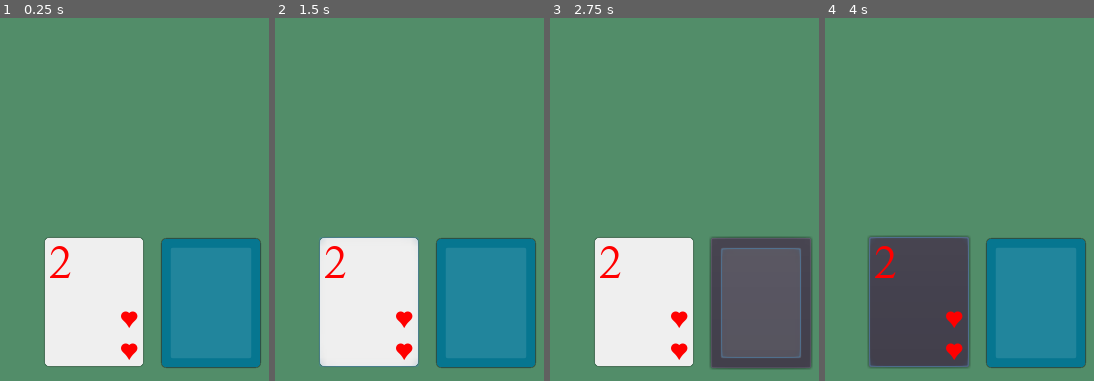
Above: before the commit, frames 1-4 (left to right).
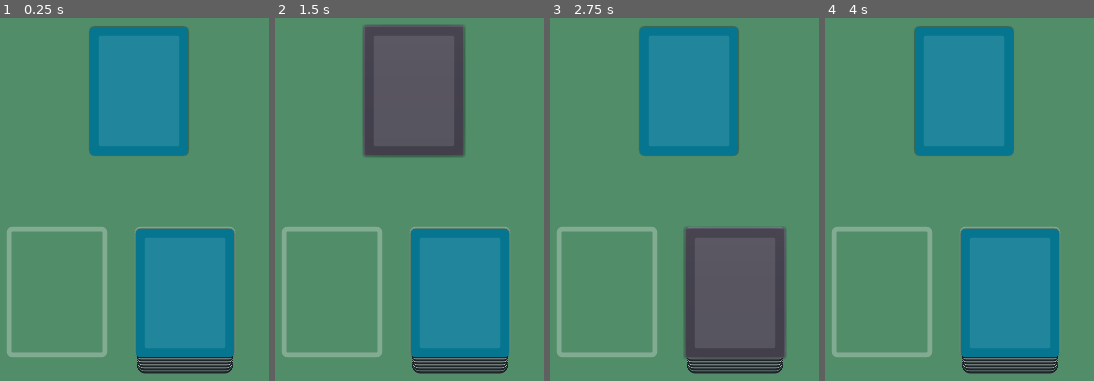
Above: after the commit, the same moments.

Repository: dancras/snap
Game: Godot game, scene res://Main.tscn
Two runs of this game, one before a commit and one after it. Both use one fixed random seed, a clock stepped at 60 frames per second and the inputs below.
Inputs (mouse positions are in pixels of both pictures, inside the frame that each line leads up to):
- Up to frame 1 (0.25 s): no input
- Up to frame 2 (1.5 s): click (369, 301) at 0.5 s, where only the run before the commit has a clickable "2"; click (412, 90) at 1.27 s
- Up to frame 3 (2.75 s): click (762, 304) at 2.02 s
- Up to frame 4 (4 s): click (1037, 304) at 2.77 s; click (919, 301) at 3.5 s, where only the run before the commit has a clickable "2"

The runs differ from the first frame. In frame 1, 39% of the frame differs, in the area x 2-98%, y 2-99%; in frame 2, 39%, in the area x 2-98%, y 1-99%; in frame 3, 36%; in frame 4, 39%.

Commit message:
Implement a deck with card data and pile visual

Diff:
--- a/Card.gd
+++ b/Card.gd
@@ -1,4 +1,4 @@
-extends Button
+extends Control
 
 enum Rank {
     R_2,
@@ -23,132 +23,17 @@
     SPADES
 }
 
-const RANK_TEXT = {
-    Rank.R_2: "2",
-    Rank.R_3: "3",
-    Rank.R_4: "4",
-    Rank.R_5: "5",
-    Rank.R_6: "6",
-    Rank.R_7: "7",
-    Rank.R_8: "8",
-    Rank.R_9: "9",
-    Rank.R_10: "10",
-    Rank.R_JACK: "J",
-    Rank.R_QUEEN: "Q",
-    Rank.R_KING: "K",
-    Rank.R_ACE: "A",
-}
-
-const RANK_CONFIG = {
-    Rank.R_2: {
-        "text": "2",
-        "symbol_format": "x\nx"
-    },
-    Rank.R_3: {
-        "text": "3",
-        "symbol_format": "x\nxx"
-    },
-    Rank.R_4: {
-        "text": "4",
-        "symbol_format": "xx\nxx"
-    },
-    Rank.R_5: {
-        "text": "5",
-        "symbol_format": "x\nxx\nxx"
-    },
-    Rank.R_6: {
-        "text": "6",
-        "symbol_format": "x\nxx\nxxx"
-    },
-    Rank.R_7: {
-        "text": "7",
-        "symbol_format": "x\nxx\nxx\nxx"
-    },
-    Rank.R_8: {
-        "text": "8",
-        "symbol_format": "xx\nxx\nxx\nxx"
-    },
-    Rank.R_9: {
-        "text": "9",
-        "symbol_format": "xxx\nxxx\nxxx"
-    },
-    Rank.R_10: {
-        "text": "10",
-        "symbol_format": "x\nxx\nxxx\nxxxx"
-    },
-    Rank.R_JACK: {
-        "text": "J",
-        "symbol_format": "x"
-    },
-    Rank.R_QUEEN: {
-        "text": "Q",
-        "symbol_format": "x"
-    },
-    Rank.R_KING: {
-        "text": "K",
-        "symbol_format": "x"
-    },
-    Rank.R_ACE: {
-        "text": "A",
-        "symbol_format": "x"
-    },
-}
-
-const SUIT_CONFIG = {
-    Suit.HEARTS: {
-        "symbol": "♥",
-        "color": Color.red
-    },
-    Suit.DIAMONDS: {
-        "symbol": "♦",
-        "color": Color.red
-    },
-    Suit.CLUBS: {
-        "symbol": "♣",
-        "color": Color.black
-    },
-    Suit.SPADES: {
-        "symbol": "♠",
-        "color": Color.black
-    }
-}
-
 export(Rank) var rank: int
 export(Suit) var suit: int
-# Declare member variables here. Examples:
-# var a = 2
-# var b = "text"
-
 
 # Called when the node enters the scene tree for the first time.
 func _ready():
-    set_rank_to_nodes()
+    pass # Replace with function body.
 
-    $Rank.add_color_override("font_color", SUIT_CONFIG[suit].color)
-    $Suit.add_color_override("font_color", SUIT_CONFIG[suit].color)
-    $SuitLarge.add_color_override("font_color", SUIT_CONFIG[suit].color)
+func set_suit_and_rank(suit, rank):
+    suit = suit
+    rank = rank
+    $CardFront.set_suit_and_rank(suit, rank)
 
-func set_rank_to_nodes():
-    var rank_config = RANK_CONFIG[rank]
-    var active_suit = $Suit
-
-    if (rank == Rank.R_10):
-        $Rank.margin_left -= 5
-
-    if (rank >= Rank.R_JACK):
-        active_suit = $SuitLarge
-
-    $Suit.hide()
-    $SuitLarge.hide()
-    active_suit.show()
-
-    $Rank.text = rank_config.text
-    active_suit.text = rank_config.symbol_format.replace("x", SUIT_CONFIG[suit].symbol)
-
-
-func can_drop_data(position, data):
-    return true
-
-func drop_data(position, data):
-    rank += 1
-    set_rank_to_nodes()
+func get_drag_data(position):
+    return get_parent().cards.back()
--- a/Card.tscn
+++ b/Card.tscn
@@ -1,9 +1,11 @@
-[gd_scene load_steps=8 format=2]
+[gd_scene load_steps=13 format=2]
 
 [ext_resource path="res://fonts/Quivira.otf" type="DynamicFontData" id=1]
 [ext_resource path="res://Card.gd" type="Script" id=2]
+[ext_resource path="res://CardBack.gd" type="Script" id=3]
+[ext_resource path="res://CardFront.gd" type="Script" id=4]
 
-[sub_resource type="StyleBoxFlat" id=3]
+[sub_resource type="StyleBoxFlat" id=1]
 bg_color = Color( 0.941176, 0.941176, 0.941176, 1 )
 border_width_left = 1
 border_width_top = 1
@@ -42,36 +44,77 @@
 extra_spacing_bottom = -7
 font_data = ExtResource( 1 )
 
-[node name="Card" type="Button"]
-margin_right = 100.0
-margin_bottom = 130.0
-size_flags_horizontal = 3
-size_flags_vertical = 3
-custom_styles/pressed = SubResource( 3 )
-custom_styles/normal = SubResource( 1 )
+[sub_resource type="StyleBoxFlat" id=6]
+bg_color = Color( 0.027451, 0.466667, 0.568627, 1 )
+border_width_left = 1
+border_width_top = 1
+border_width_right = 1
+border_width_bottom = 1
+border_color = Color( 0.0784314, 0.0784314, 0.0784314, 0.196078 )
+corner_radius_top_left = 5
+corner_radius_top_right = 5
+corner_radius_bottom_right = 5
+corner_radius_bottom_left = 5
+shadow_size = 8
+
+[sub_resource type="StyleBoxFlat" id=7]
+bg_color = Color( 0.027451, 0.466667, 0.568627, 1 )
+border_width_left = 1
+border_width_top = 1
+border_width_right = 1
+border_width_bottom = 1
+border_color = Color( 0.0784314, 0.0784314, 0.0784314, 0.196078 )
+corner_radius_top_left = 5
+corner_radius_top_right = 5
+corner_radius_bottom_right = 5
+corner_radius_bottom_left = 5
+
+[sub_resource type="StyleBoxFlat" id=8]
+bg_color = Color( 1, 1, 1, 0.105882 )
+corner_radius_top_left = 2
+corner_radius_top_right = 2
+corner_radius_bottom_right = 2
+corner_radius_bottom_left = 2
+
+[node name="Card" type="Control"]
+margin_right = 40.0
+margin_bottom = 40.0
 script = ExtResource( 2 )
 __meta__ = {
 "_edit_use_anchors_": false
 }
 
-[node name="Rank" type="Label" parent="."]
+[node name="CardFront" type="Button" parent="."]
+visible = false
+margin_right = 100.0
+margin_bottom = 130.0
+size_flags_horizontal = 3
+size_flags_vertical = 3
+custom_styles/pressed = SubResource( 1 )
+custom_styles/normal = SubResource( 2 )
+script = ExtResource( 4 )
+__meta__ = {
+"_edit_use_anchors_": false
+}
+
+[node name="Rank" type="Label" parent="CardFront"]
 anchor_right = 1.0
 anchor_bottom = 1.0
 margin_left = 5.0
 margin_right = -49.0
 margin_bottom = -77.0
-custom_fonts/font = SubResource( 4 )
+custom_fonts/font = SubResource( 3 )
 custom_colors/font_color = Color( 1, 0, 0, 1 )
-text = "10"
+text = "A"
 __meta__ = {
 "_edit_use_anchors_": false
 }
 
-[node name="Suit" type="Label" parent="."]
+[node name="Suit" type="Label" parent="CardFront"]
 anchor_right = 1.0
 anchor_bottom = 1.0
 margin_right = -5.0
-custom_fonts/font = SubResource( 2 )
+custom_fonts/font = SubResource( 4 )
 custom_colors/font_color = Color( 1, 0, 0, 1 )
 text = "♥"
 align = 2
@@ -80,7 +123,7 @@
 "_edit_use_anchors_": false
 }
 
-[node name="SuitLarge" type="Label" parent="."]
+[node name="SuitLarge" type="Label" parent="CardFront"]
 anchor_right = 1.0
 anchor_bottom = 1.0
 margin_top = -0.207825
@@ -94,3 +137,30 @@
 __meta__ = {
 "_edit_use_anchors_": false
 }
+
+[node name="CardBack" type="Button" parent="."]
+margin_right = 100.0
+margin_bottom = 130.0
+focus_mode = 0
+custom_styles/pressed = SubResource( 6 )
+custom_styles/normal = SubResource( 7 )
+enabled_focus_mode = 0
+script = ExtResource( 3 )
+__meta__ = {
+"_edit_use_anchors_": false
+}
+
+[node name="Highlight" type="Button" parent="CardBack"]
+margin_left = 10.0
+margin_top = 10.0
+margin_right = 90.0
+margin_bottom = 120.0
+focus_mode = 0
+mouse_filter = 1
+custom_styles/hover = SubResource( 8 )
+custom_styles/pressed = SubResource( 8 )
+custom_styles/normal = SubResource( 8 )
+enabled_focus_mode = 0
+__meta__ = {
+"_edit_use_anchors_": false
+}
--- a/TopDeck.gd
+++ b/CardBack.gd
@@ -7,7 +7,10 @@
 
 func get_drag_data(position):
     var preview = duplicate()
+    preview.add_stylebox_override(
+        "normal",
+        preview.get("custom_styles/pressed")
+    )
     set_drag_preview(preview)
-    return {
-        "type": "card"
-    }
+
+    return get_parent().get_drag_data(position)
--- /dev/null
+++ b/CardFront.gd
@@ -0,0 +1,135 @@
+extends Button
+
+const Card = preload("Card.gd")
+const Rank = Card.Rank
+const Suit = Card.Suit
+
+const RANK_TEXT = {
+    Rank.R_2: "2",
+    Rank.R_3: "3",
+    Rank.R_4: "4",
+    Rank.R_5: "5",
+    Rank.R_6: "6",
+    Rank.R_7: "7",
+    Rank.R_8: "8",
+    Rank.R_9: "9",
+    Rank.R_10: "10",
+    Rank.R_JACK: "J",
+    Rank.R_QUEEN: "Q",
+    Rank.R_KING: "K",
+    Rank.R_ACE: "A",
+}
+
+const RANK_CONFIG = {
+    Rank.R_2: {
+        "text": "2",
+        "symbol_format": "x\nx"
+    },
+    Rank.R_3: {
+        "text": "3",
+        "symbol_format": "x\nxx"
+    },
+    Rank.R_4: {
+        "text": "4",
+        "symbol_format": "xx\nxx"
+    },
+    Rank.R_5: {
+        "text": "5",
+        "symbol_format": "x\nxx\nxx"
+    },
+    Rank.R_6: {
+        "text": "6",
+        "symbol_format": "x\nxx\nxxx"
+    },
+    Rank.R_7: {
+        "text": "7",
+        "symbol_format": "x\nxx\nxx\nxx"
+    },
+    Rank.R_8: {
+        "text": "8",
+        "symbol_format": "xx\nxx\nxx\nxx"
+    },
+    Rank.R_9: {
+        "text": "9",
+        "symbol_format": "xxx\nxxx\nxxx"
+    },
+    Rank.R_10: {
+        "text": "10",
+        "symbol_format": "x\nxx\nxxx\nxxxx"
+    },
+    Rank.R_JACK: {
+        "text": "J",
+        "symbol_format": "x"
+    },
+    Rank.R_QUEEN: {
+        "text": "Q",
+        "symbol_format": "x"
+    },
+    Rank.R_KING: {
+        "text": "K",
+        "symbol_format": "x"
+    },
+    Rank.R_ACE: {
+        "text": "A",
+        "symbol_format": "x"
+    },
+}
+
+const SUIT_CONFIG = {
+    Suit.HEARTS: {
+        "symbol": "♥",
+        "color": Color.red
+    },
+    Suit.DIAMONDS: {
+        "symbol": "♦",
+        "color": Color.red
+    },
+    Suit.CLUBS: {
+        "symbol": "♣",
+        "color": Color.black
+    },
+    Suit.SPADES: {
+        "symbol": "♠",
+        "color": Color.black
+    }
+}
+
+var default_margin
+
+# Called when the node enters the scene tree for the first time.
+func _ready():
+    default_margin = $Rank.margin_left
+
+
+func set_suit_and_rank(suit, rank):
+
+    var rank_config = RANK_CONFIG[rank]
+    var active_suit = $Suit
+
+    if (rank == Card.Rank.R_10):
+        $Rank.margin_left = default_margin - 5
+    else:
+        $Rank.margin_left = default_margin
+
+    if (rank >= Rank.R_JACK):
+        active_suit = $SuitLarge
+
+    $Suit.hide()
+    $SuitLarge.hide()
+    active_suit.show()
+
+    $Rank.text = rank_config.text
+    active_suit.text = rank_config.symbol_format.replace("x", SUIT_CONFIG[suit].symbol)
+
+    $Rank.add_color_override("font_color", SUIT_CONFIG[suit].color)
+    $Suit.add_color_override("font_color", SUIT_CONFIG[suit].color)
+    $SuitLarge.add_color_override("font_color", SUIT_CONFIG[suit].color)
+
+
+func can_drop_data(position, data):
+    return true
+
+func drop_data(position, data):
+    pass
+#    rank += 1
+#    set_rank_to_nodes()
--- a/Deck.gd
+++ b/Deck.gd
@@ -1,19 +1,62 @@
 extends Control
 
+# A card is [suit: int, rank: int]
+var cards = []
 
-# Declare member variables here. Examples:
-# var a = 2
-# var b = "text"
+const TOP_DECK_BASE = 18
+const PILE_BASE = 121
 
 
-# Called when the node enters the scene tree for the first time.
 func _ready():
-    pass # Replace with function body.
+    update_children()
 
 
-# Called every frame. 'delta' is the elapsed time since the previous frame.
-#func _process(delta):
-#    pass
+func fill_deck():
+    var numbers = range(52)
+    numbers.shuffle()
+
+    for number in numbers:
+        cards.append([
+            number / 13,
+            number % 13
+        ])
+
+    update_children()
+
+func update_children():
+    update_pile_nodes()
+    update_top_deck()
+
+func update_pile_nodes():
+    var total_cards = len(cards)
+
+    for child in get_children():
+        child.hide()
+
+    $EmptyDeck.show()
+
+    $TopDeck.visible = total_cards > 0
+    $TopDeck.rect_position.y = TOP_DECK_BASE - (total_cards / 54.0) * 18
+
+    $Pile5.visible = $TopDeck.visible && $TopDeck.rect_position.y < TOP_DECK_BASE
+    $Pile5.rect_position.y = PILE_BASE - TOP_DECK_BASE + ceil($TopDeck.rect_position.y / 3) * 3
+
+    var previous_pile = $Pile5
+
+    for current_pile in [$Pile4, $Pile3, $Pile2, $Pile1, $Pile0]:
+        current_pile.rect_position.y = 1 + ceil(previous_pile.rect_position.y / 3) * 3
+        current_pile.visible = previous_pile.visible && current_pile.rect_position.y <= PILE_BASE
+        previous_pile = current_pile
+
+
+func update_top_deck():
+    var card_data = cards.back()
+
+    if (card_data == null):
+        $TopDeck.hide()
+    else:
+        $TopDeck.show()
+        $TopDeck.set_suit_and_rank(card_data[0], card_data[1])
 
 
 func _on_TopDeck_dragged():
--- a/Deck.tscn
+++ b/Deck.tscn
@@ -1,91 +1,148 @@
-[gd_scene load_steps=6 format=2]
+[gd_scene load_steps=10 format=2]
 
-[ext_resource path="res://TopDeck.gd" type="Script" id=1]
+[ext_resource path="res://Card.tscn" type="PackedScene" id=1]
 [ext_resource path="res://Deck.gd" type="Script" id=2]
 
-[sub_resource type="StyleBoxFlat" id=2]
-bg_color = Color( 0.027451, 0.466667, 0.568627, 1 )
-border_width_left = 1
-border_width_top = 1
-border_width_right = 1
-border_width_bottom = 1
-border_color = Color( 0.0784314, 0.0784314, 0.0784314, 0.196078 )
+[sub_resource type="StyleBoxFlat" id=7]
+bg_color = Color( 0, 0, 0, 0 )
+border_width_left = 5
+border_width_top = 5
+border_width_right = 5
+border_width_bottom = 5
+border_color = Color( 1, 1, 1, 0.27451 )
 corner_radius_top_left = 5
 corner_radius_top_right = 5
 corner_radius_bottom_right = 5
 corner_radius_bottom_left = 5
 
+[sub_resource type="StyleBoxFlat" id=1]
+bg_color = Color( 0.109391, 0.150592, 0.160156, 1 )
+border_width_bottom = 1
+border_color = Color( 0.447059, 0.486275, 0.486275, 1 )
+border_blend = true
+corner_radius_top_left = 8
+corner_radius_top_right = 8
+corner_radius_bottom_right = 8
+corner_radius_bottom_left = 8
+
+[sub_resource type="StyleBoxFlat" id=2]
+bg_color = Color( 0.109391, 0.150592, 0.160156, 1 )
+border_width_bottom = 1
+border_color = Color( 0.52549, 0.564706, 0.564706, 1 )
+border_blend = true
+corner_radius_bottom_right = 7
+corner_radius_bottom_left = 7
+
 [sub_resource type="StyleBoxFlat" id=3]
-bg_color = Color( 1, 1, 1, 0.105882 )
-corner_radius_top_left = 2
-corner_radius_top_right = 2
-corner_radius_bottom_right = 2
-corner_radius_bottom_left = 2
+bg_color = Color( 0.109391, 0.150592, 0.160156, 1 )
+border_width_bottom = 1
+border_color = Color( 0.690196, 0.729412, 0.729412, 1 )
+border_blend = true
+corner_radius_bottom_right = 6
+corner_radius_bottom_left = 6
 
-[sub_resource type="StyleBoxFlat" id=1]
-bg_color = Color( 0.027451, 0.466667, 0.568627, 1 )
-border_width_left = 1
-border_width_top = 1
-border_width_right = 1
+[sub_resource type="StyleBoxFlat" id=4]
+bg_color = Color( 0.109391, 0.150592, 0.160156, 1 )
 border_width_bottom = 1
-border_color = Color( 0.0784314, 0.0784314, 0.0784314, 0.196078 )
-corner_radius_top_left = 5
-corner_radius_top_right = 5
+border_blend = true
 corner_radius_bottom_right = 5
 corner_radius_bottom_left = 5
-shadow_size = 8
+
+[sub_resource type="StyleBoxFlat" id=5]
+bg_color = Color( 0.109391, 0.150592, 0.160156, 1 )
+border_width_bottom = 1
+border_blend = true
+corner_radius_bottom_right = 4
+corner_radius_bottom_left = 4
+
+[sub_resource type="StyleBoxFlat" id=6]
+bg_color = Color( 0.109391, 0.150592, 0.160156, 1 )
+border_width_bottom = 1
+border_blend = true
+corner_radius_bottom_right = 3
+corner_radius_bottom_left = 3
 
 [node name="Deck" type="Control"]
 anchor_right = 1.0
 anchor_bottom = 1.0
 margin_right = -260.0
-margin_bottom = -510.0
+margin_bottom = -492.0
 script = ExtResource( 2 )
 __meta__ = {
 "_edit_use_anchors_": false
 }
 
-[node name="RestOfDeck" type="Button" parent="."]
+[node name="EmptyDeck" type="Panel" parent="."]
 margin_right = 100.0
 margin_bottom = 130.0
-custom_styles/disabled = SubResource( 2 )
-disabled = true
+custom_styles/panel = SubResource( 7 )
 __meta__ = {
 "_edit_use_anchors_": false
 }
 
-[node name="Highlight" type="Button" parent="RestOfDeck"]
-margin_left = 10.0
-margin_top = 10.0
-margin_right = 90.0
-margin_bottom = 120.0
-mouse_filter = 1
-custom_styles/hover = SubResource( 3 )
-custom_styles/pressed = SubResource( 3 )
-custom_styles/normal = SubResource( 3 )
+[node name="Pile0" type="Panel" parent="."]
+margin_left = 2.0
+margin_top = 121.0
+margin_right = 98.0
+margin_bottom = 147.0
+custom_styles/panel = SubResource( 1 )
 __meta__ = {
 "_edit_use_anchors_": false
 }
 
-[node name="TopDeck" type="Button" parent="."]
-margin_right = 100.0
-margin_bottom = 130.0
-custom_styles/pressed = SubResource( 1 )
-custom_styles/normal = SubResource( 2 )
-script = ExtResource( 1 )
+[node name="Pile1" type="Panel" parent="."]
+margin_left = 2.0
+margin_top = 118.0
+margin_right = 98.0
+margin_bottom = 144.0
+rect_pivot_offset = Vector2( 103.82, 32.2529 )
+custom_styles/panel = SubResource( 2 )
 __meta__ = {
 "_edit_use_anchors_": false
 }
 
-[node name="Highlight" type="Button" parent="TopDeck"]
-margin_left = 10.0
-margin_top = 10.0
-margin_right = 90.0
-margin_bottom = 120.0
-mouse_filter = 1
-custom_styles/hover = SubResource( 3 )
-custom_styles/pressed = SubResource( 3 )
-custom_styles/normal = SubResource( 3 )
+[node name="Pile2" type="Panel" parent="."]
+margin_left = 2.0
+margin_top = 115.0
+margin_right = 98.0
+margin_bottom = 141.0
+rect_pivot_offset = Vector2( 103.82, 32.2529 )
+custom_styles/panel = SubResource( 3 )
 __meta__ = {
 "_edit_use_anchors_": false
 }
+
+[node name="Pile3" type="Panel" parent="."]
+margin_left = 2.0
+margin_top = 112.0
+margin_right = 98.0
+margin_bottom = 138.0
+rect_pivot_offset = Vector2( 103.82, 32.2529 )
+custom_styles/panel = SubResource( 4 )
+__meta__ = {
+"_edit_use_anchors_": false
+}
+
+[node name="Pile4" type="Panel" parent="."]
+margin_left = 2.0
+margin_top = 109.0
+margin_right = 98.0
+margin_bottom = 135.0
+rect_pivot_offset = Vector2( 103.82, 32.2529 )
+custom_styles/panel = SubResource( 5 )
+__meta__ = {
+"_edit_use_anchors_": false
+}
+
+[node name="Pile5" type="Panel" parent="."]
+margin_left = 2.0
+margin_top = 106.0
+margin_right = 98.0
+margin_bottom = 132.0
+rect_pivot_offset = Vector2( 103.82, 32.2529 )
+custom_styles/panel = SubResource( 6 )
+__meta__ = {
+"_edit_use_anchors_": false
+}
+
+[node name="TopDeck" parent="." instance=ExtResource( 1 )]
--- /dev/null
+++ b/Main.gd
@@ -0,0 +1,17 @@
+extends ColorRect
+
+
+# Declare member variables here. Examples:
+# var a = 2
+# var b = "text"
+
+
+# Called when the node enters the scene tree for the first time.
+func _ready():
+    randomize()
+    $DrawDeck.fill_deck()
+
+
+# Called every frame. 'delta' is the elapsed time since the previous frame.
+#func _process(delta):
+#    pass
--- a/Main.tscn
+++ b/Main.tscn
@@ -1,12 +1,14 @@
-[gd_scene load_steps=3 format=2]
+[gd_scene load_steps=4 format=2]
 
 [ext_resource path="res://Card.tscn" type="PackedScene" id=1]
 [ext_resource path="res://Deck.tscn" type="PackedScene" id=2]
+[ext_resource path="res://Main.gd" type="Script" id=3]
 
-[node name="ColorRect" type="ColorRect"]
+[node name="Main" type="ColorRect"]
 margin_right = 360.0
 margin_bottom = 640.0
 color = Color( 0.32549, 0.556863, 0.415686, 1 )
+script = ExtResource( 3 )
 __meta__ = {
 "_edit_use_anchors_": false
 }
@@ -23,86 +25,77 @@
 }
 
 [node name="Card2" parent="GridContainer" instance=ExtResource( 1 )]
-rank = 1
-suit = 1
 
 [node name="Card3" parent="GridContainer" instance=ExtResource( 1 )]
 margin_left = 99.0
 margin_right = 199.0
-rank = 2
-suit = 2
 
 [node name="Card4" parent="GridContainer" instance=ExtResource( 1 )]
 margin_left = 198.0
 margin_right = 298.0
-rank = 3
-suit = 3
 
 [node name="Card5" parent="GridContainer" instance=ExtResource( 1 )]
 margin_top = 129.0
 margin_bottom = 259.0
-rank = 4
 
 [node name="Card6" parent="GridContainer" instance=ExtResource( 1 )]
 margin_left = 99.0
 margin_top = 129.0
 margin_right = 199.0
 margin_bottom = 259.0
-rank = 5
 
 [node name="Card7" parent="GridContainer" instance=ExtResource( 1 )]
 margin_left = 198.0
 margin_top = 129.0
 margin_right = 298.0
 margin_bottom = 259.0
-rank = 6
 
 [node name="Card8" parent="GridContainer" instance=ExtResource( 1 )]
 margin_top = 258.0
 margin_bottom = 388.0
-rank = 7
 
 [node name="Card9" parent="GridContainer" instance=ExtResource( 1 )]
 margin_left = 99.0
 margin_top = 258.0
 margin_right = 199.0
 margin_bottom = 388.0
-rank = 8
 
 [node name="Card10" parent="GridContainer" instance=ExtResource( 1 )]
 margin_left = 198.0
 margin_top = 258.0
 margin_right = 298.0
 margin_bottom = 388.0
-rank = 9
 
 [node name="Card11" parent="GridContainer" instance=ExtResource( 1 )]
 margin_top = 387.0
 margin_bottom = 517.0
-rank = 10
 
 [node name="Card12" parent="GridContainer" instance=ExtResource( 1 )]
 margin_left = 99.0
 margin_top = 387.0
 margin_right = 199.0
 margin_bottom = 517.0
-rank = 11
 
 [node name="Card13" parent="GridContainer" instance=ExtResource( 1 )]
 visible = false
 margin_top = 512.0
 margin_right = 117.0
 margin_bottom = 636.0
-rank = 12
 
 [node name="Card" parent="." instance=ExtResource( 1 )]
-margin_left = 129.7
-margin_top = 254.347
-margin_right = 229.7
-margin_bottom = 384.347
+margin_left = 174.514
+margin_top = 42.8657
+margin_right = 274.514
+margin_bottom = 172.866
 
-[node name="Deck" parent="." instance=ExtResource( 2 )]
-margin_left = 247.499
-margin_top = 255.099
-margin_right = -12.5007
-margin_bottom = -254.901
+[node name="DrawDeck" parent="." instance=ExtResource( 2 )]
+margin_left = 221.163
+margin_top = 243.671
+margin_right = -38.8368
+margin_bottom = -248.329
+
+[node name="PlayDeck" parent="." instance=ExtResource( 2 )]
+margin_left = 92.9669
+margin_top = 244.16
+margin_right = -167.033
+margin_bottom = -247.84
Not shown: 2 places in Card.tscn that only renumber resources
